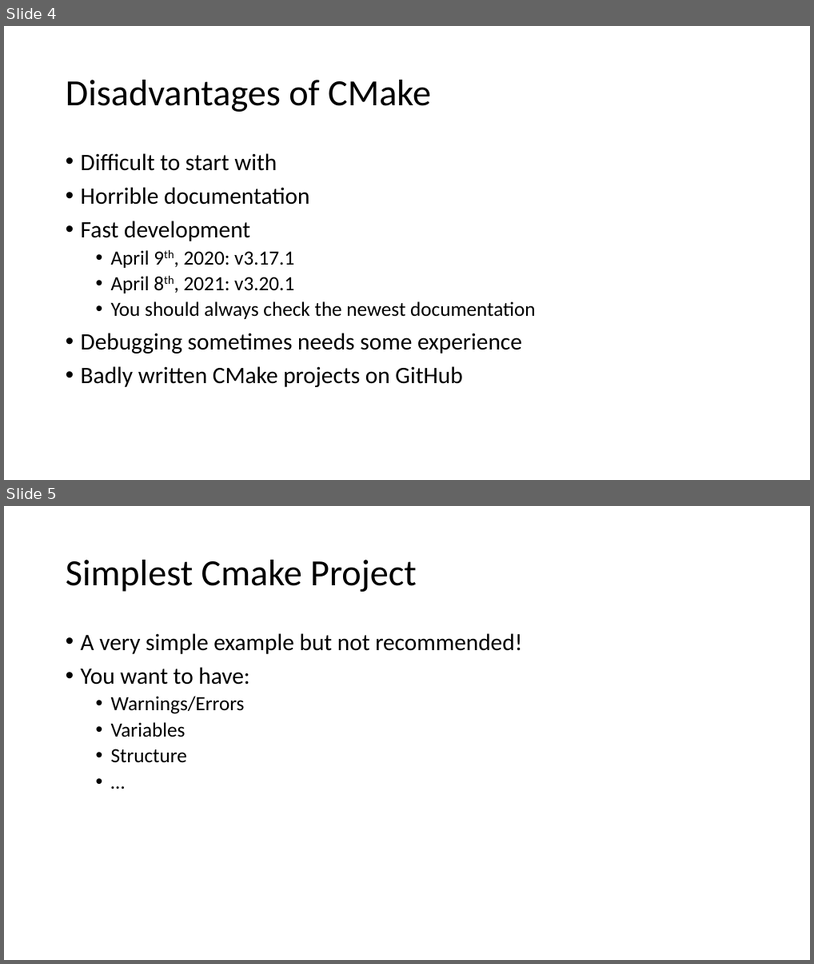
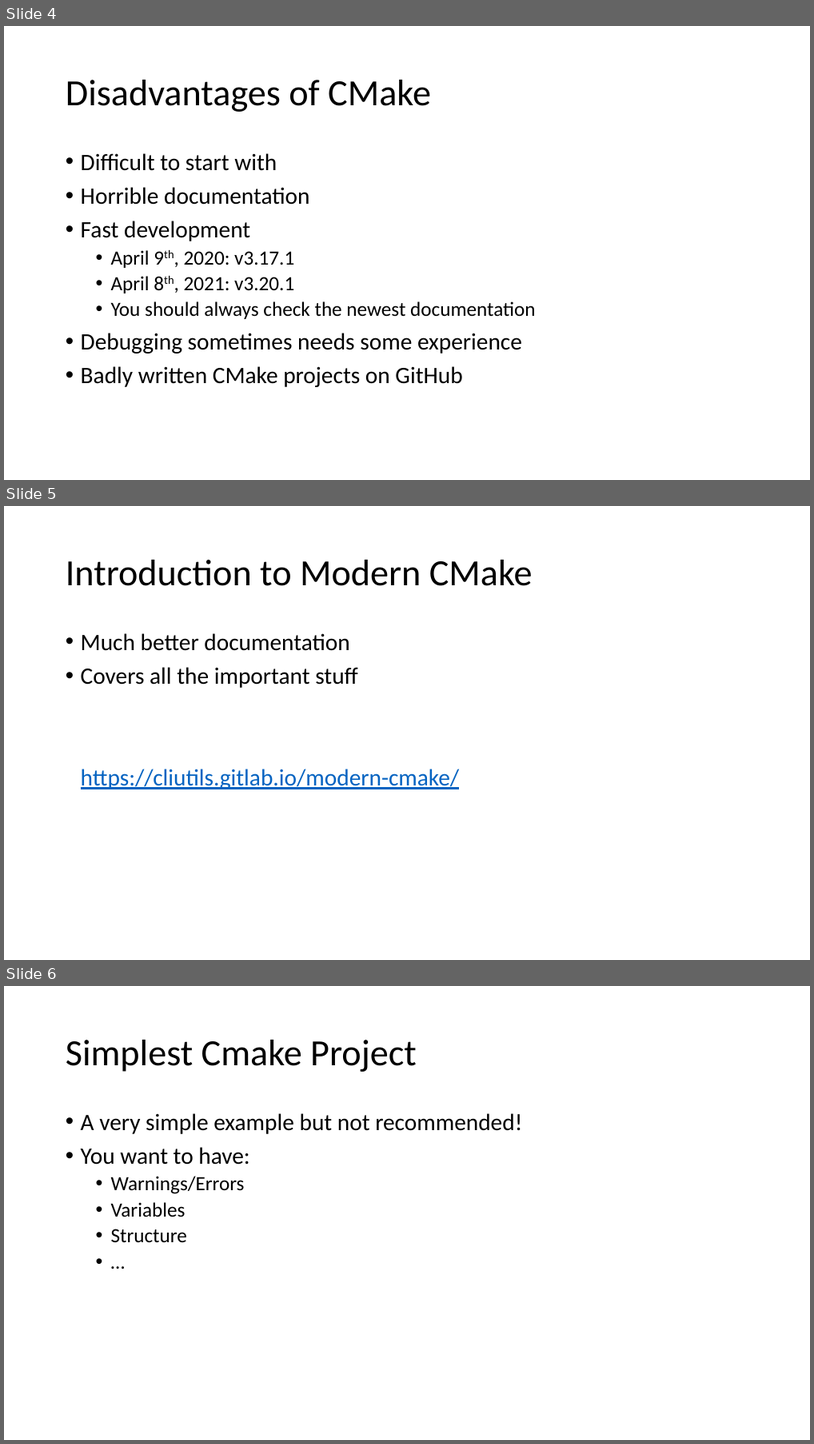
Before and after one commit to daniel-zint/cmake-basics, a slide deck: Cmake And vcpkg.pptx. Shown one above the other, each under a label of ours: slides 4 and 5 before the commit, slides 4, 5 and 6 after it. The pictures are 814x964 and 814x1444 pixels, drawn with LibreOffice and Linux fonts; fonts in the diff are those of the drawing. Boxes give left, top, right and bottom in pixels: in the first picture for what was removed or moved away, otherwise in the second. Text is boxed around its words. In the diff, an @@ line names an element or a change of style, - is before the commit and + after.

```diff
--- a/Cmake And vcpkg.pptx
+++ b/Cmake And vcpkg.pptx
@@ slide 5 added at <box>4,506,810,960</box>, background #FFFFFF @@
@@ title added at <box>66,560,533,586</box>, 44 pt, text #000000 @@
+Introduction to Modern CMake
@@ text added at <box>81,633,460,789</box>, 28 pt, text #000000 @@
+• Much better documentation
+• Covers all the important stuff
+  https://cliutils.gitlab.io/modern-cmake/
@@ what was slide 5 is now slide 6 @@
```
Also in this commit, not shown: 1 slide changed, 9 other files.
